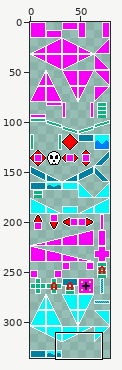
Edited in one commit: sprite sheet (res/gfx/solid.png). The first picture is a wide view before the edit; the outline marks the close-up.
Close-up. Before the edit:
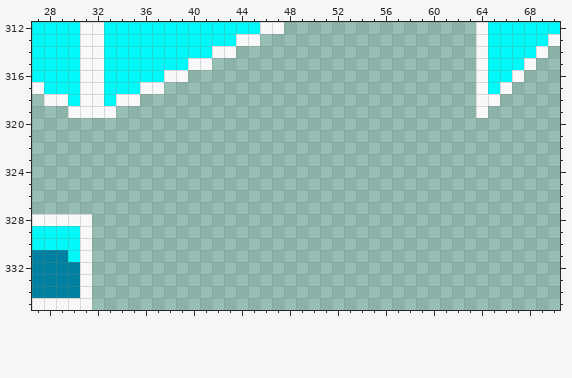
The file is 80x336 pixels. Shown: x 27..70, y 312..335.
The same view after the edit:
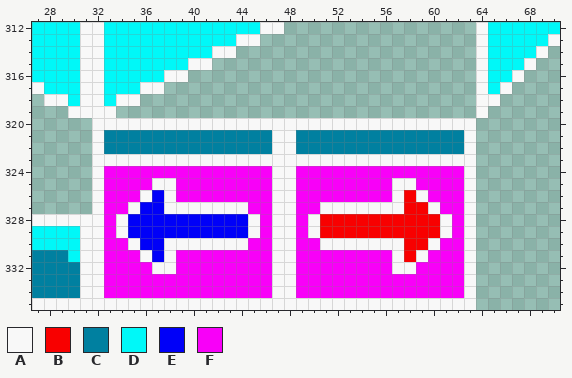
Palette (. is transparent): A #f8f8f8  B #f80000  C #0080a0  D #00f8f8  E #0000f8  F #f800f8
The edit:
@@ x 27..70 @@
 319 ...AAAA..............................A......
-320 ............................................
-321 ............................................
-322 ............................................
-323 ............................................
-324 ............................................
-325 ............................................
-326 ............................................
-327 ............................................
-328 AAAAA.......................................
-329 DDDDA.......................................
-330 DDDDA.......................................
-331 CCCDA.......................................
-332 CCCCA.......................................
-333 CCCCA.......................................
-334 CCCCA.......................................
-335 AAAAA.......................................
+320 .....AAAAAAAAAAAAAAAAAAAAAAAAAAAAAAAA.......
+321 .....ACCCCCCCCCCCCCCAACCCCCCCCCCCCCCA.......
+322 .....ACCCCCCCCCCCCCCAACCCCCCCCCCCCCCA.......
+323 .....AAAAAAAAAAAAAAAAAAAAAAAAAAAAAAAA.......
+324 .....AFFFFFFFFFFFFFFAAFFFFFFFFFFFFFFA.......
+325 .....AFFFFAAFFFFFFFFAAFFFFFFFFAAFFFFA.......
+326 .....AFFFAEAFFFFFFFFAAFFFFFFFFABAFFFA.......
+327 .....AFFAEEAAAAAAAFFAAFFAAAAAAABBAFFA.......
+328 AAAAAAFAEEEEEEEEEEAFAAFABBBBBBBBBBAFA.......
+329 DDDDAAFAEEEEEEEEEEAFAAFABBBBBBBBBBAFA.......
+330 DDDDAAFFAEEAAAAAAAFFAAFFAAAAAAABBAFFA.......
+331 CCCDAAFFFAEAFFFFFFFFAAFFFFFFFFABAFFFA.......
+332 CCCCAAFFFFAAFFFFFFFFAAFFFFFFFFAAFFFFA.......
+333 CCCCAAFFFFFFFFFFFFFFAAFFFFFFFFFFFFFFA.......
+334 CCCCAAFFFFFFFFFFFFFFAAFFFFFFFFFFFFFFA.......
+335 AAAAAAAAAAAAAAAAAAAAAAAAAAAAAAAAAAAAA.......
